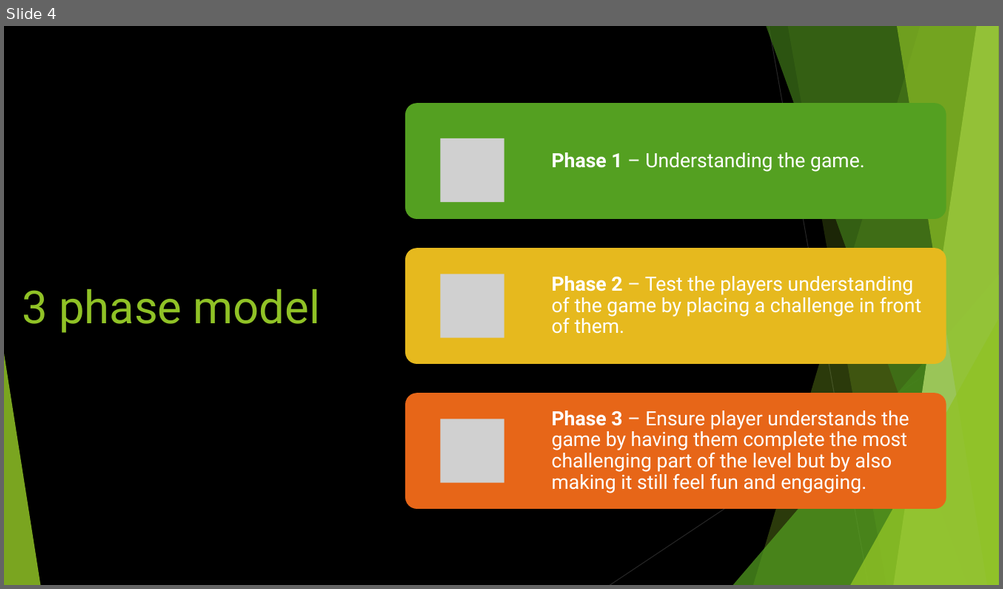
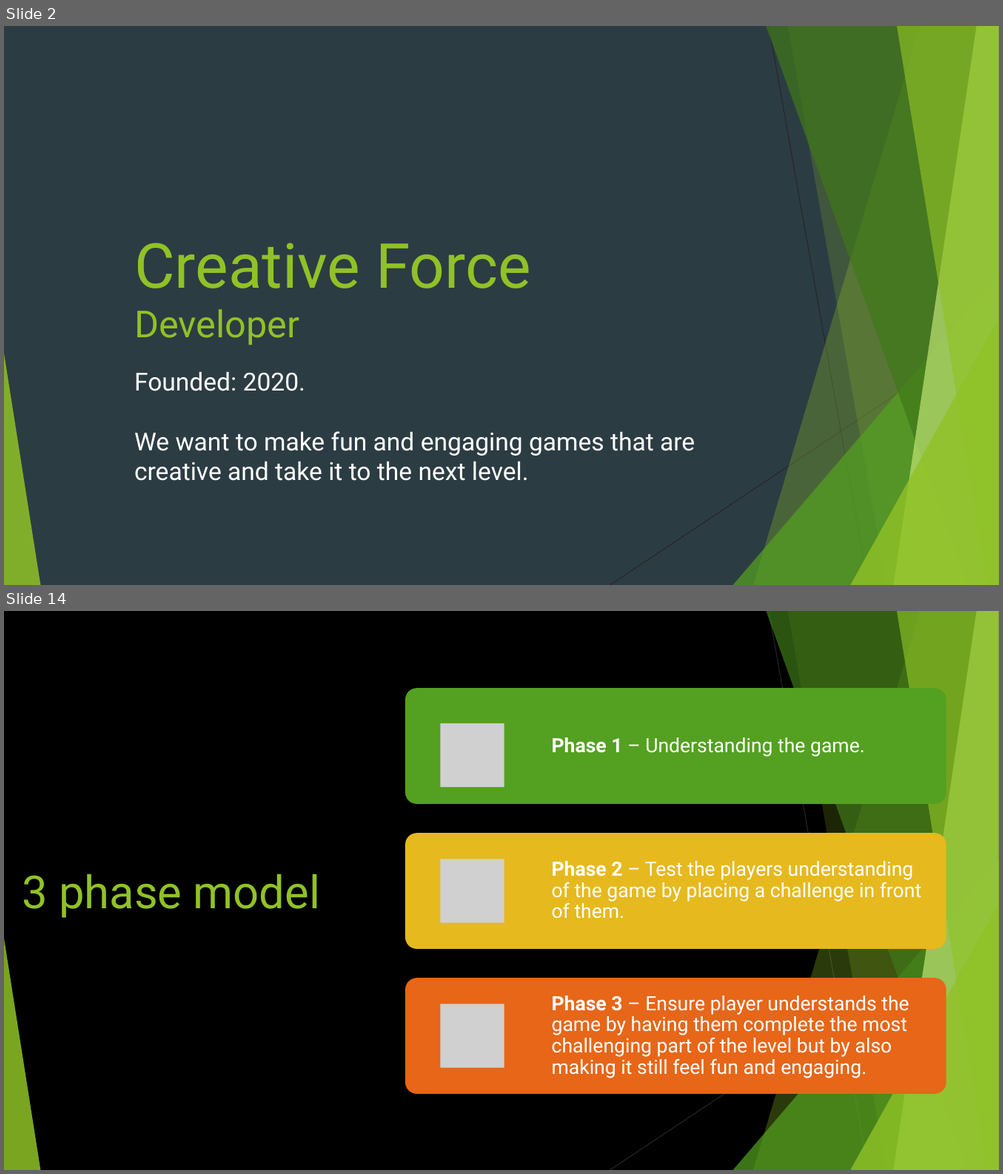
Before and after one commit to Pilokio/Tranzfuser, a slide deck: Virtual Pitch Presentation/Pitch.pptx. Shown one above the other, each under a label of ours: slide 4 before the commit, slides 2 and 14 after it; the slides between them are not shown. The pictures are 1003x589 and 1003x1174 pixels, drawn with LibreOffice and Linux fonts; fonts in the diff are those of the drawing; grey boxes stand for pictures. Boxes give left, top, right and bottom in pixels: in the first picture for what was removed or moved away, otherwise in the second. Text is boxed around its words. In the diff, an @@ line names an element or a change of style, - is before the commit and + after.

```diff
--- a/Virtual Pitch Presentation/Pitch.pptx
+++ b/Virtual Pitch Presentation/Pitch.pptx
@@ slide 2 added at (4, 26, 999, 585), background #2C3C43; not listed: 10 template elements that a slide beside it also shows @@
@@ text added at (134, 243, 531, 345), 60 pt, text #90C226 @@
+Creative Force
+Developer
@@ text added at (134, 372, 694, 481), 24 pt, text #FFFFFF @@
+Founded: 2020.
+We want to make fun and engaging games that are creative and take it to the next level.
@@ what was slide 4 is now slide 14 @@
```
Also in this commit, not shown: 1 slide changed, 11 other slides added, 3 slides removed.
